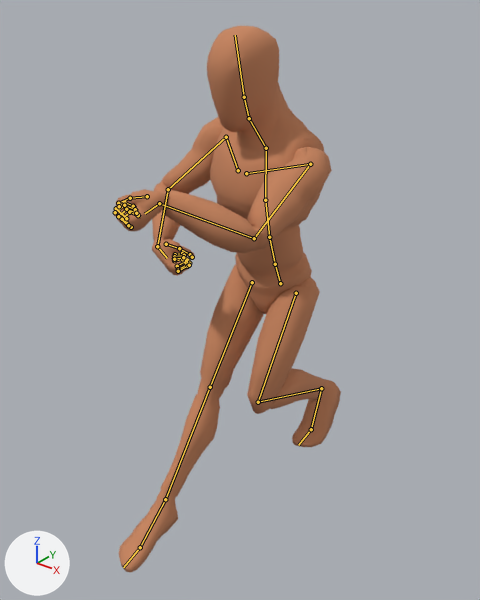
An edit to the Blender file rigs/human/combat/melee/animation-human-polearm-run.blend, drawn before and after from the same camera.
Rendered twice from a 50 mm camera at (1.26, -1.702, 1.849) aimed at (-0.048, -0.066, 0.835). Lighting does not change. The marker at lower left points along +X, +Y and +Z. The older version comes first. Both versions are drawn at frame 10 of the action 'Polearm_Run'; the numbers are the values there. The bones that change, and the others that lie on the model, are drawn over the model as lines.

Names of what the first picture shows: 'Mannequin'.
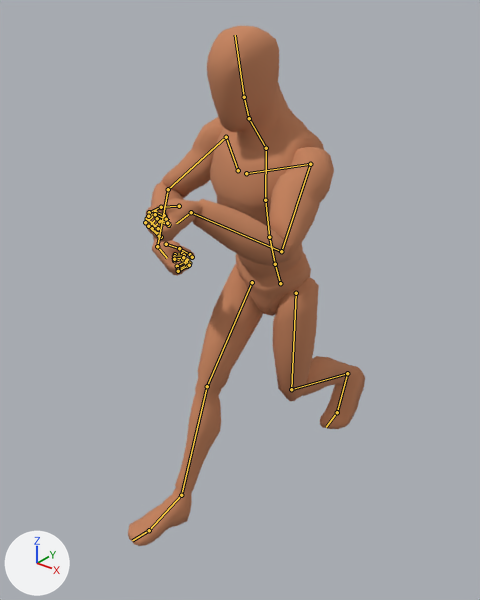
The change, as a list of edits to the scene's bpy script:
```text
Change bone_ctrl_illeg_l:
    where bone_ctrl_illeg_l = bpy.data.objects['Armature'].pose.bones['CTRL_ILLEG_L']  # child of 'DRV_root'
    bone_ctrl_illeg_l.location: (0.011, 0.229, 0.254) -> (0.011, 0.44, 0.222)
Change bone_ctrl_illeg_r:
    where bone_ctrl_illeg_r = bpy.data.objects['Armature'].pose.bones['CTRL_ILLEG_R']  # child of 'DRV_root'
    bone_ctrl_illeg_r.location: (-0.011, -0.508, 0.018) -> (-0.011, -0.394, 0.022)
    bone_ctrl_illeg_r.rotation_quaternion: (0.995, 0.096, -0.005, 0.026) -> (0.988, -0.15, 0.002, 0.026)  # degrees (11, -1, 3) -> degrees (-17, 1, 3)
Change bone_ctrl_arm_l:
    where bone_ctrl_arm_l = bpy.data.objects['Armature'].pose.bones['CTRL_Arm_L']  # child of 'DRV_root'
    bone_ctrl_arm_l.location: (0.166, -0.526, -0.765) -> (0.166, -0.526, -0.648)
```

Pixel boxes (x1, y1, x2, y2) of what changed, in the pictures (480 x 600 px):
'Mannequin', posed
    before: (114, 26, 341, 573)
    after: (128, 26, 365, 546)
